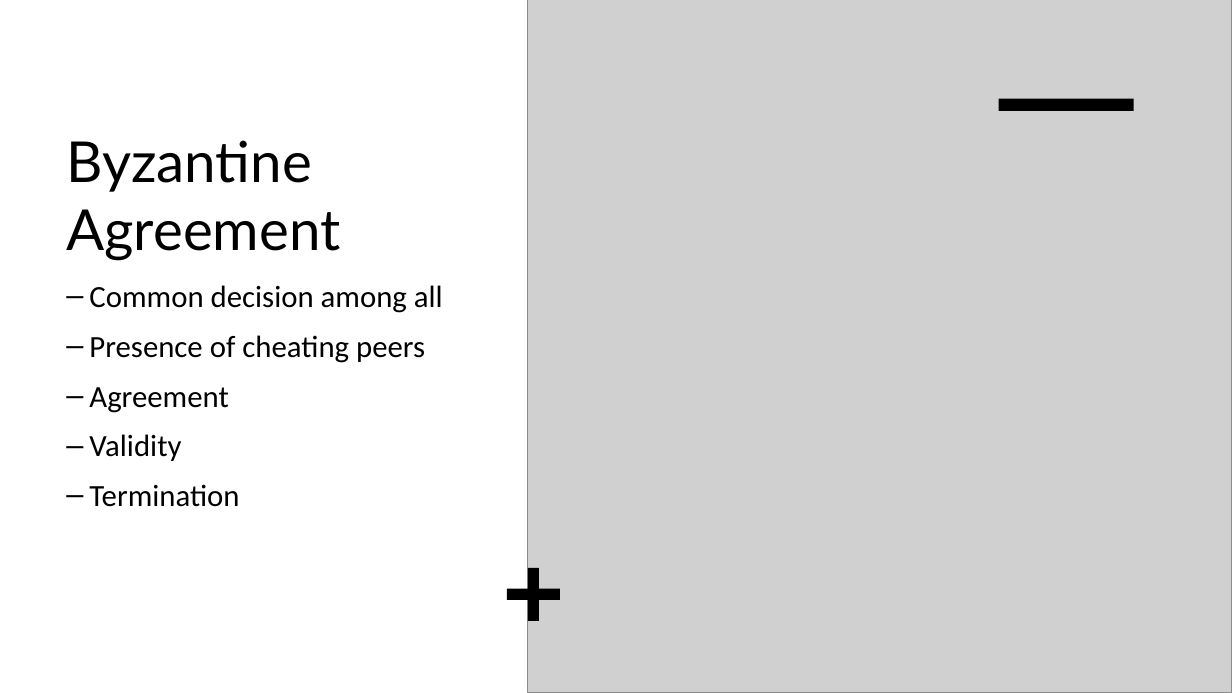
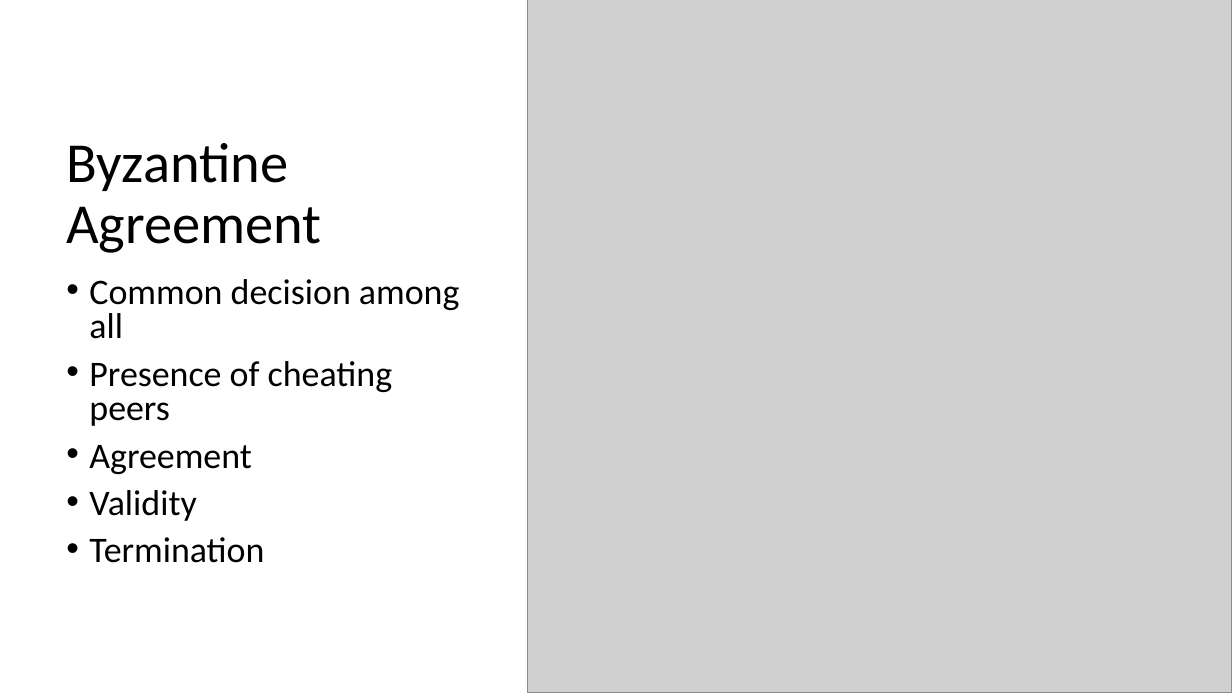
Before and after one commit to ado901/Quantum-Byzantine-Protocol, a slide deck: slide 2 of Fast Quantum Byzantine Agreement.pptx. Drawn at 1232x693 pixels with LibreOffice and Linux fonts; fonts in the diff are those of the drawing; grey boxes stand for pictures. Boxes give left, top, right and bottom in pixels: in the first picture for what was removed or moved away, otherwise in the second. Text is boxed around its words. In the diff, an @@ line names an element or a change of style, - is before the commit and + after.

```diff
--- a/Fast Quantum Byzantine Agreement.pptx
+++ b/Fast Quantum Byzantine Agreement.pptx
@@ rectangle removed at [0,0,1232,693] @@
@@ rectangle removed at [623,111,1186,693] @@
@@ rectangle removed at [999,99,1134,111] @@
@@ title "Byzantine Agreement" at [66,143,321,253]: font Lato to Calibri; line spacing 1 to 0.9; vertical alignment top to middle @@
@@ text "Common decision among all" at [89,279,460,563]: size 24 to 28 pt; bullet – to •; line spacing 1 to 0.8 @@
@@ plus removed at [507,567,560,620] @@
```
Also in this commit, not shown: 8 other slides changed, 2 slides added, 1 other file.
